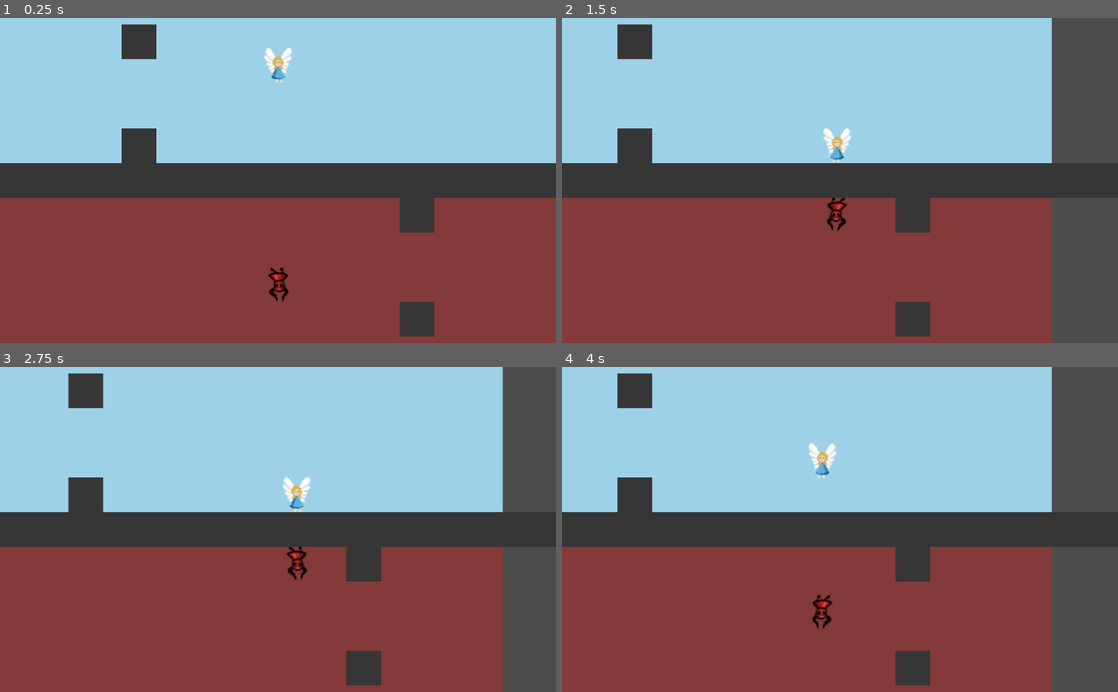
Above: before the commit, frames 1-4 (two rows, left to right).
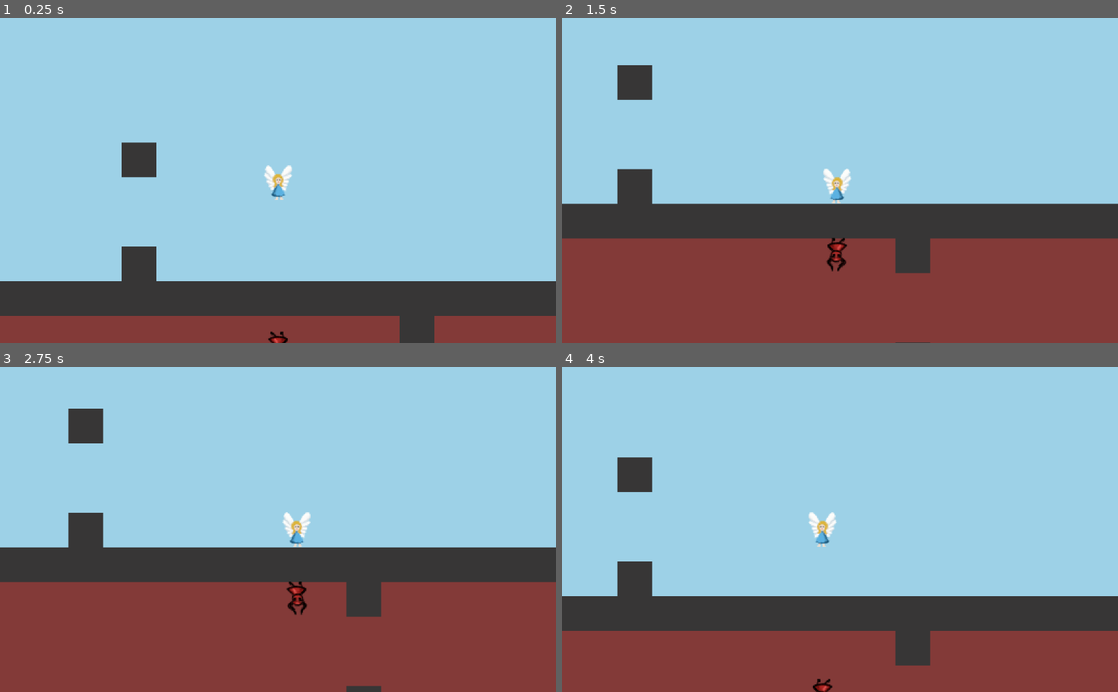
Above: after the commit, the same moments.

Repository: ang-vil/angvil
Game: Godot game, scene res://scenes/w1-1.tscn
The game is run twice, just before and just after one commit, with the same random seed, the same clock (stepped at 60 frames per second) and the same inputs. This scene is started directly instead of the project's main scene.
Inputs:
- Up to frame 1 (0.25 s): no input
- Up to frame 2 (1.5 s): tap Enter at 0.5 s; hold Right (key_right) 0.53-1.28 s; hold Left (key_left) from 1.28 s (still down)
- Up to frame 3 (2.75 s): release Left (key_left) at 2.03 s; hold Right (key_right) from 2.03 s (still down)
- Up to frame 4 (4 s): release Right (key_right) at 2.78 s; hold Up (key_up) 2.78-3.53 s; hold Left (key_left) from 3.53 s (still down)

The runs differ from the first frame. In frame 1, 48% of the frame differs, in the area x 0-100%, y 1-100%; in frame 2, 34%; in frame 3, 31%; in frame 4, 46%.
Error before the commit: Attempt to call function 'play' in base 'null instance' on a null instance. (res://scripts/angel.gd:22)

Commit message:
fix level1

Diff:
--- a/scenes/w1-1.tscn
+++ b/scenes/w1-1.tscn
@@ -1,14 +1,10 @@
-[gd_scene load_steps=11 format=2]
+[gd_scene load_steps=9 format=2]
 
-[ext_resource path="res://scripts/angel.gd" type="Script" id=1]
-[ext_resource path="res://assets/angel.png" type="Texture" id=2]
-[ext_resource path="res://assets/devil.png" type="Texture" id=3]
-[ext_resource path="res://scripts/devil.gd" type="Script" id=4]
+[ext_resource path="res://scenes/angel.tscn" type="PackedScene" id=1]
+[ext_resource path="res://scenes/devil.tscn" type="PackedScene" id=2]
+[ext_resource path="res://scenes/background.tscn" type="PackedScene" id=3]
 [ext_resource path="res://assets/background_grey.png" type="Texture" id=5]
 [ext_resource path="res://scripts/camera.gd" type="Script" id=6]
-
-[sub_resource type="RectangleShape2D" id=1]
-extents = Vector2( 14, 16 )
 
 [sub_resource type="RectangleShape2D" id=2]
 extents = Vector2( 1024, 32 )
@@ -20,54 +16,6 @@
 extents = Vector2( 32, 32 )
 
 [node name="Level" type="Node2D"]
-
-[node name="ColorHeaven" type="ColorRect" parent="."]
-anchor_left = 0.5
-anchor_top = 1.0
-anchor_right = 0.5
-anchor_bottom = 1.0
-margin_left = -512.0
-margin_top = -320.0
-margin_right = 512.0
-color = Color( 0.615686, 0.819608, 0.905882, 1 )
-__meta__ = {
-"_edit_use_anchors_": false
-}
-
-[node name="ColorHell" type="ColorRect" parent="."]
-anchor_left = 0.5
-anchor_right = 0.5
-margin_left = -512.0
-margin_right = 512.0
-margin_bottom = 320.0
-color = Color( 0.513726, 0.227451, 0.219608, 1 )
-__meta__ = {
-"_edit_use_anchors_": false
-}
-
-[node name="angel" type="KinematicBody2D" parent="."]
-position = Vector2( 0, -220 )
-scale = Vector2( 2, 2 )
-script = ExtResource( 1 )
-
-[node name="Sprite" type="Sprite" parent="angel"]
-texture = ExtResource( 2 )
-
-[node name="CollisionShape2D" type="CollisionShape2D" parent="angel"]
-shape = SubResource( 1 )
-
-[node name="devil" type="KinematicBody2D" parent="."]
-position = Vector2( 0, 200 )
-scale = Vector2( 2, 2 )
-script = ExtResource( 4 )
-
-[node name="Sprite" type="Sprite" parent="devil"]
-scale = Vector2( -1, -1 )
-texture = ExtResource( 3 )
-
-[node name="CollisionShape2D" type="CollisionShape2D" parent="devil"]
-position = Vector2( -0.5, 0 )
-shape = SubResource( 1 )
 
 [node name="StaticBody2D" type="StaticBody2D" parent="."]
 
@@ -131,6 +79,11 @@
 region_rect = Rect2( 0, 0, 64, 64 )
 
 [node name="Camera2D" type="Camera2D" parent="."]
-current = true
 smoothing_enabled = true
 script = ExtResource( 6 )
+
+[node name="angel" parent="." instance=ExtResource( 1 )]
+
+[node name="devil" parent="." instance=ExtResource( 2 )]
+
+[node name="ParallaxBackground" parent="." instance=ExtResource( 3 )]
